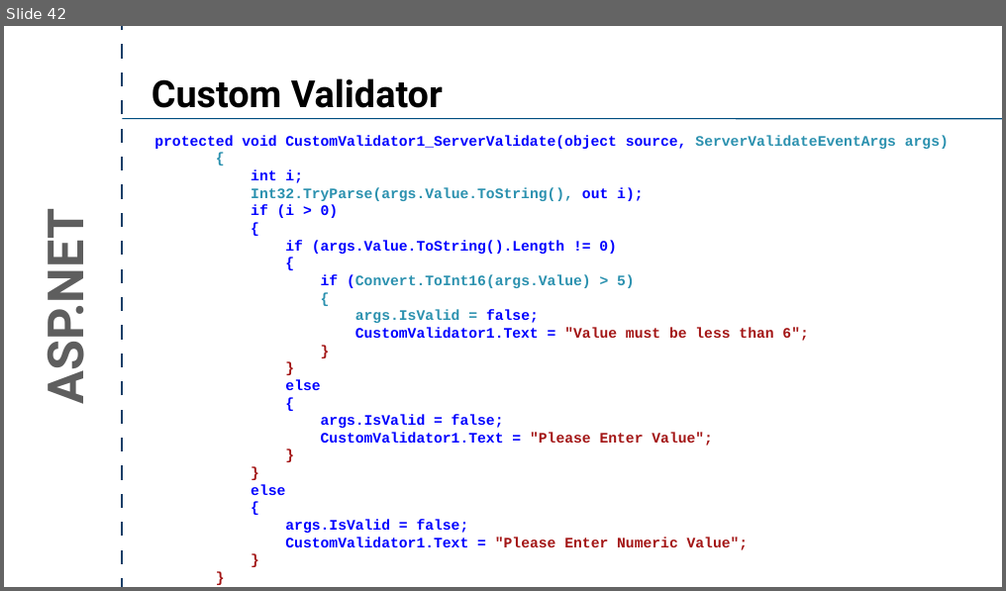
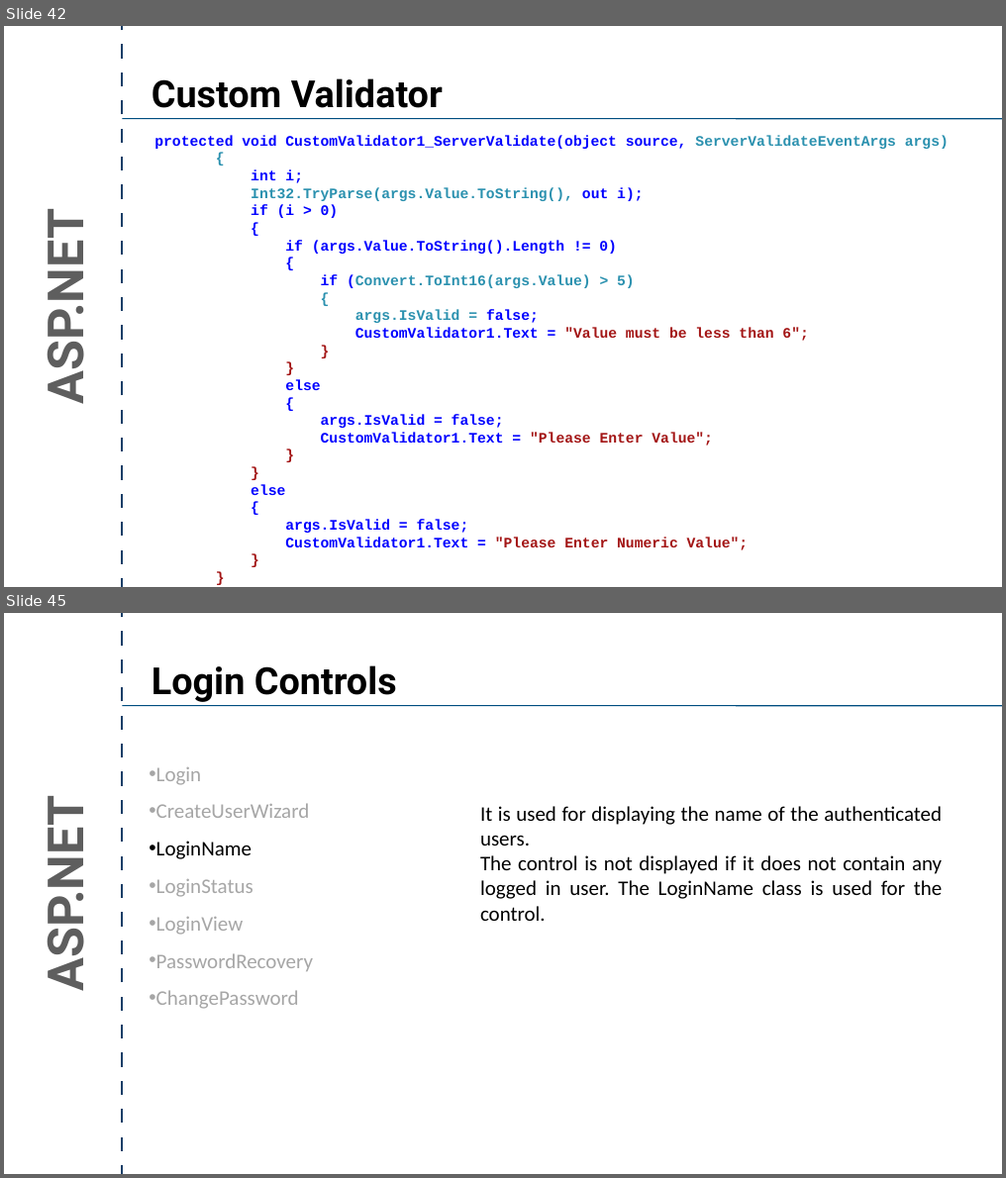
Before and after one commit to crpatel/DotNetMaterial, a slide deck: Unit 8.pptx. Shown one above the other, each under a label of ours: slide 42 before the commit, slides 42 and 45 after it; the slides between them are not shown. The pictures are 1006x591 and 1006x1178 pixels, drawn with LibreOffice and Linux fonts; fonts in the diff are those of the drawing. Boxes give left, top, right and bottom in pixels: in the first picture for what was removed or moved away, otherwise in the second. Text is boxed around its words. In the diff, an @@ line names an element or a change of style, - is before the commit and + after.

```diff
--- a/Unit 8.pptx
+++ b/Unit 8.pptx
@@ slide 45 added at <box>4,613,1002,1174</box>, background #FFFFFF @@
@@ line added from (122, 1174) to (122, 613), #183E67 4.5 pt @@
@@ text added at <box>152,665,397,702</box>, 72 pt, text #000000, bold @@
+Login Controls
@@ line added from (122, 706) to (1002, 706), #004D80 2 pt @@
@@ text added at <box>156,767,313,1009</box>, 40 pt, text #A6A6A6 @@
+• Login
+• CreateUserWizard
+• LoginName
+• LoginStatus
+• LoginView
+• PasswordRecovery
+• ChangePassword
@@ text added at <box>31,815,96,986</box>, 96 pt, text #5E5E5E, bold @@
+ASP.NET
@@ text added at <box>480,806,942,921</box>, 40 pt, text #000000 @@
+It is used for displaying the name of the authenticated users.
+The control is not displayed if it does not contain any logged in user. The LoginName class is used for the control.
```
Also in this commit, not shown: 6 other slides added, 3 other files.
